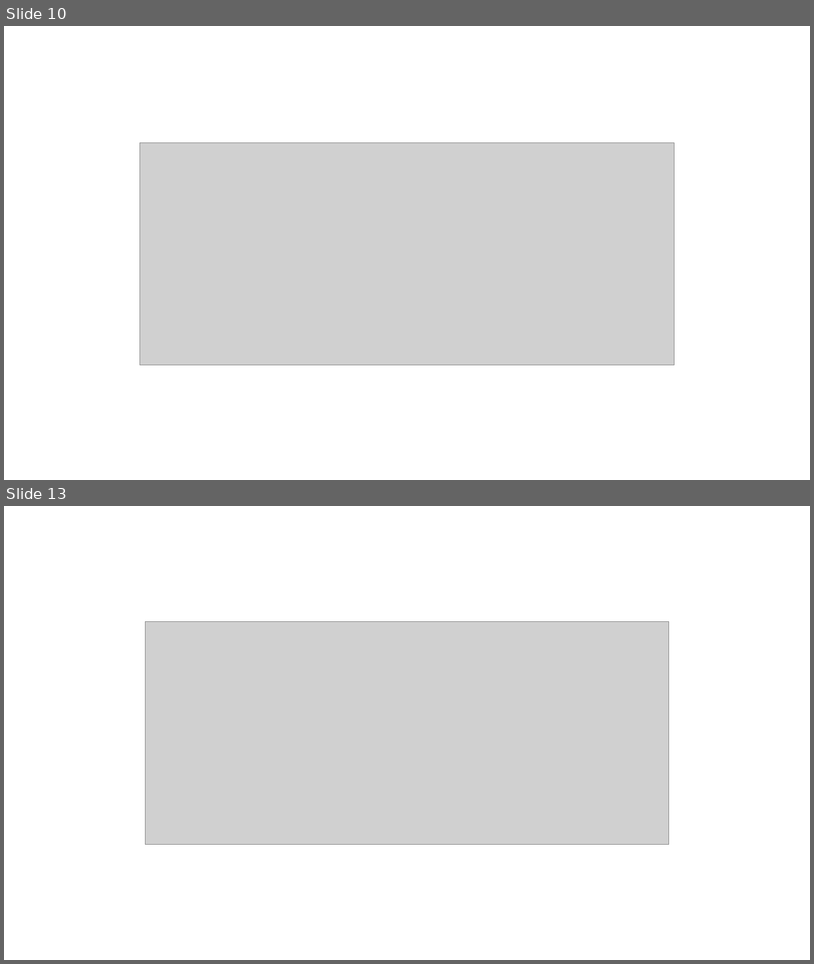
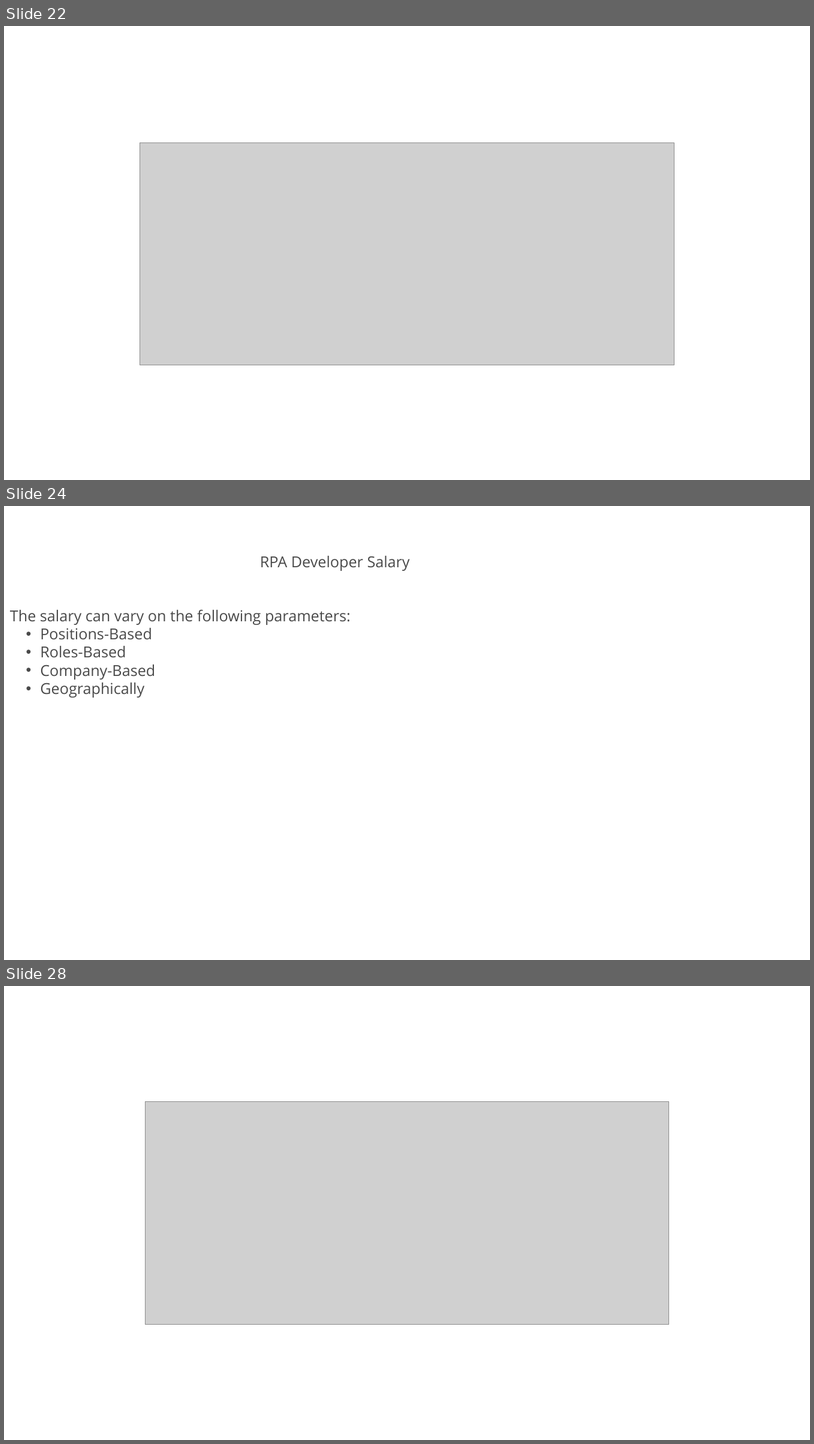
Before and after one commit to gdssclasses/gdss, a slide deck: RPA.pptx. Shown one above the other, each under a label of ours: slides 10 and 13 before the commit, slides 22, 24 and 28 after it; the slides between them are not shown. The pictures are 814x964 and 814x1444 pixels, drawn with LibreOffice and Linux fonts; fonts in the diff are those of the drawing; grey boxes stand for pictures. Boxes give left, top, right and bottom in pixels: in the first picture for what was removed or moved away, otherwise in the second. Text is boxed around its words. In the diff, an @@ line names an element or a change of style, - is before the commit and + after.

```diff
--- a/RPA.pptx
+++ b/RPA.pptx
@@ slide 24 added at (4, 506, 810, 960), background #FFFFFF @@
@@ text added at (260, 556, 410, 571), 18 pt, text #4A4A4A @@
+RPA Developer Salary
@@ text added at (10, 609, 351, 697), 18 pt, text #4A4A4A @@
+The salary can vary on the following parameters:
+  • Positions-Based
+  • Roles-Based
+  • Company-Based
+  • Geographically
@@ what was slide 10 is now slide 22 @@
@@ what was slide 13 is now slide 28 @@
```
Also in this commit, not shown: 2 slides changed, 17 other slides added, 5 slides removed.
